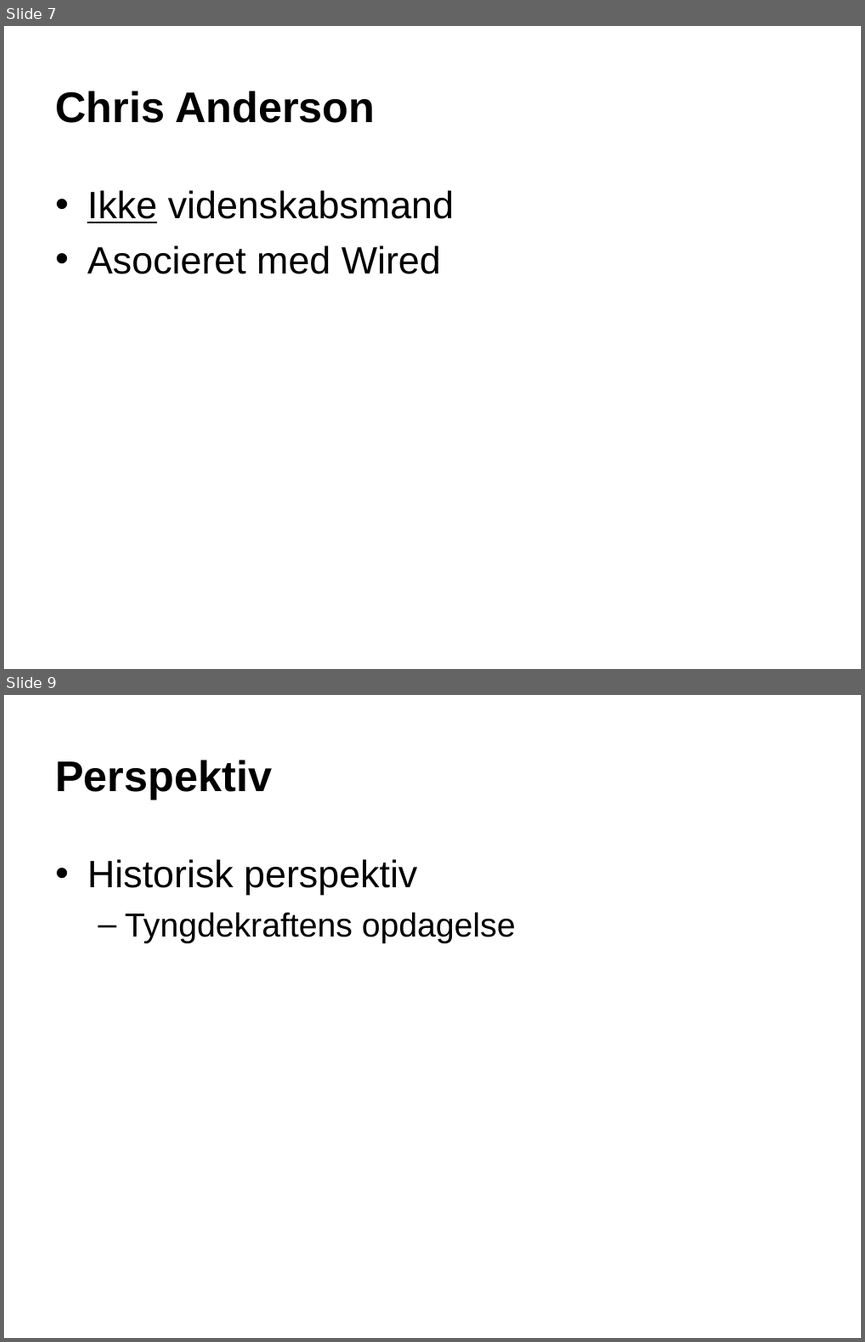
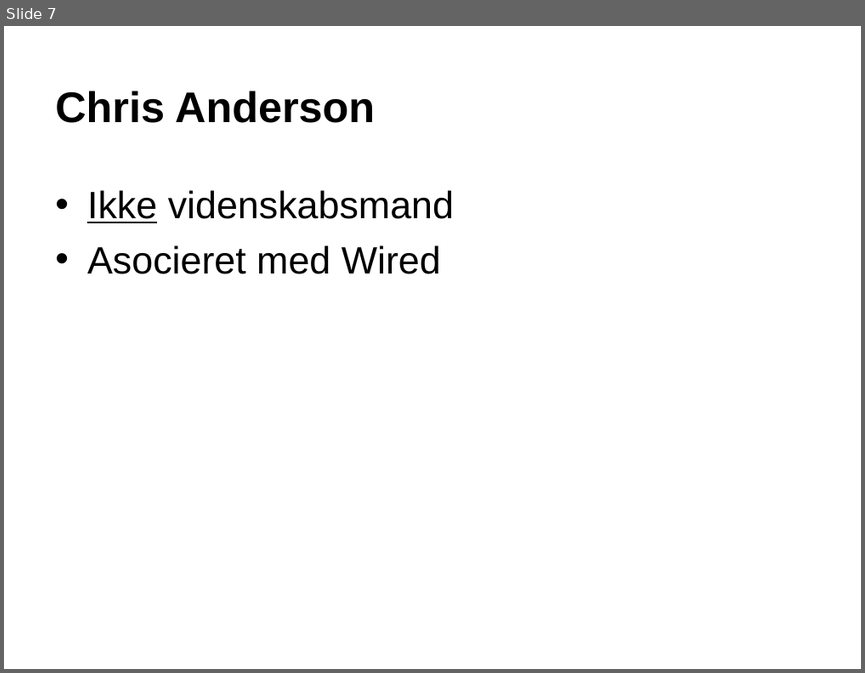
Before and after one commit to pspeder/DatVid-Assignments, a slide deck: week2/oplæg/Presentation1.pps. Shown one above the other, each under a label of ours: slides 7 and 9 before the commit, slide 7 after it; the slides between them are not shown. The pictures are 865x1342 and 865x673 pixels, drawn with LibreOffice and Linux fonts; fonts in the diff are those of the drawing; background and template pictures are left out. Boxes give left, top, right and bottom in pixels: in the first picture for what was removed or moved away, otherwise in the second. Text is boxed around its words. In the diff, an @@ line names an element or a change of style, - is before the commit and + after.

```diff
--- a/week2/oplæg/Presentation1.pps
+++ b/week2/oplæg/Presentation1.pps
@@ slide 9 removed at (4,695,861,1338), background picture (left out) @@
@@ title removed at (55,760,272,800) @@
-Perspektiv
@@ text removed at (87,859,516,943) @@
-• Historisk perspektiv
-  – Tyngdekraftens opdagelse
```
Also in this commit, not shown: 2 slides changed, 1 other slide removed.
